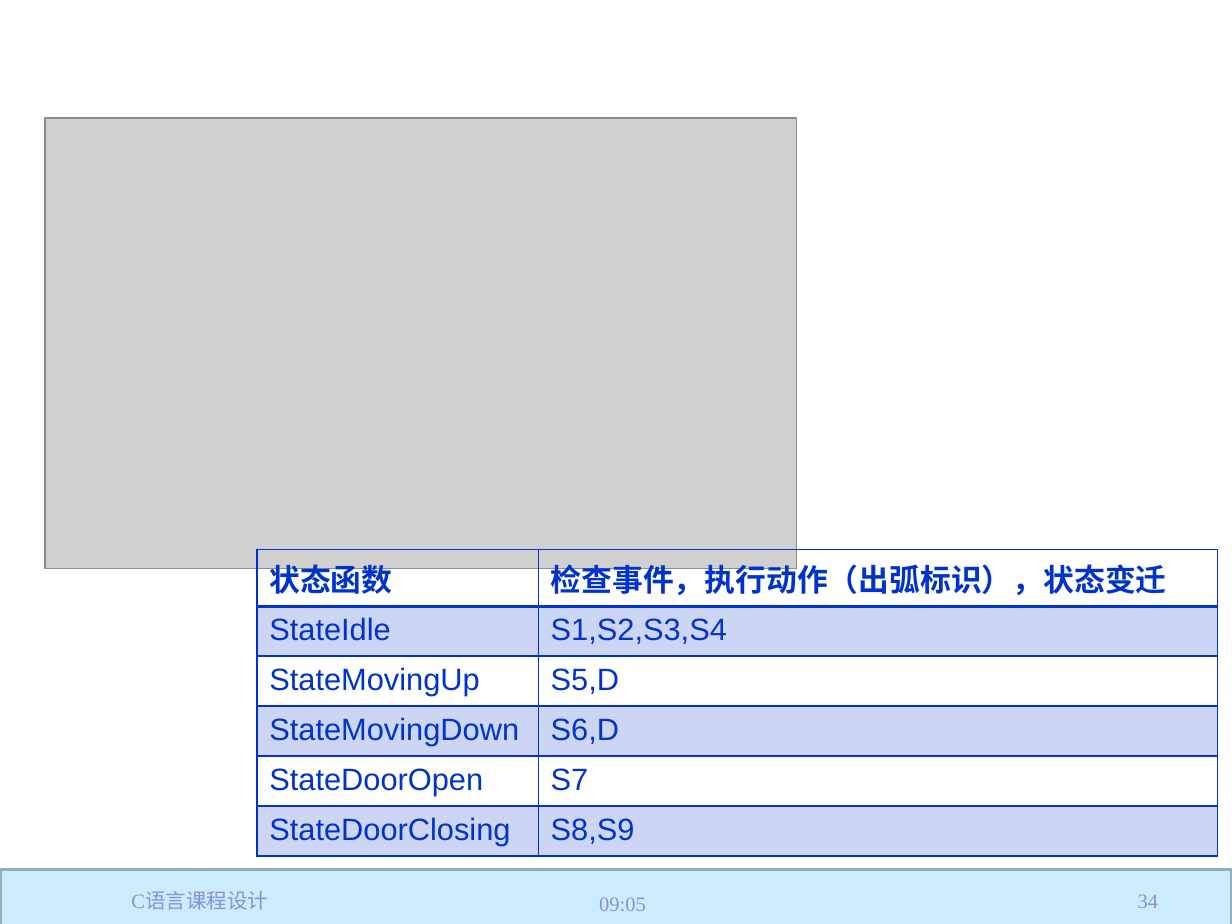
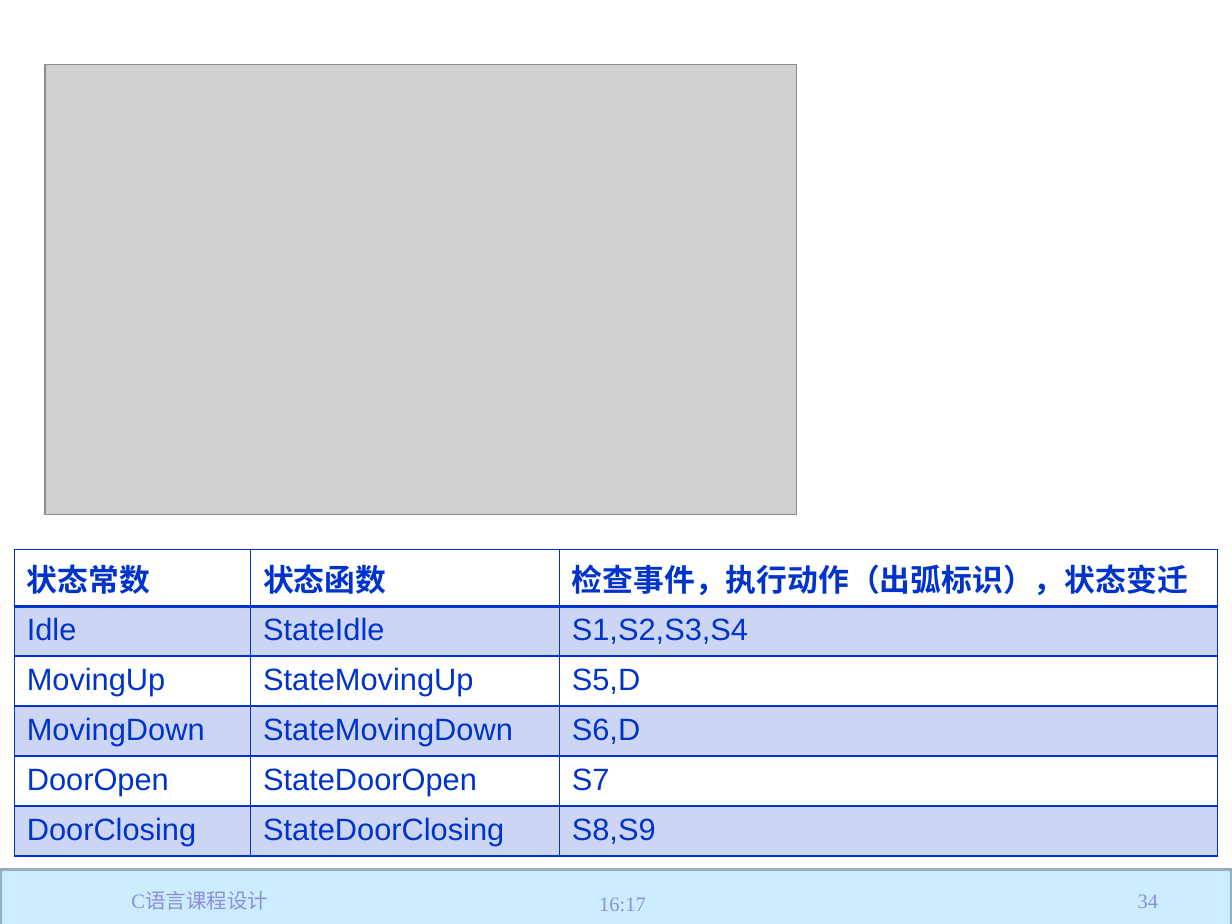
Before and after one commit to jtrfid/C-Repositories, a slide deck: slide 34 of 2017/C语言课程设计/C语言课程设计.pptx. Drawn at 1232x924 pixels with LibreOffice and Linux fonts; fonts in the diff are those of the drawing; grey boxes stand for pictures; background and template pictures are left out. Boxes give left, top, right and bottom in pixels: in the first picture for what was removed or moved away, otherwise in the second. Text is boxed around its words. In the diff, an @@ line names an element or a change of style, - is before the commit and + after.

```diff
--- a/2017/C语言课程设计/C语言课程设计.pptx
+++ b/2017/C语言课程设计/C语言课程设计.pptx
@@ picture: place and size @@
-picture at bbox=[46, 118, 797, 569]
+picture at bbox=[46, 64, 797, 515]
@@ table at bbox=[15, 549, 1218, 849] @@
+column 1: 状态常数 | Idle | MovingUp | MovingDown | DoorOpen | DoorClosing
@@ table: place and size @@
-table at bbox=[257, 549, 1217, 849]
+table at bbox=[15, 549, 1218, 849]
@@ text at bbox=[599, 897, 646, 911]: text changed @@
-09:05
+16:17
```
Also in this commit, not shown: 56 other slides changed, 1 other file.
